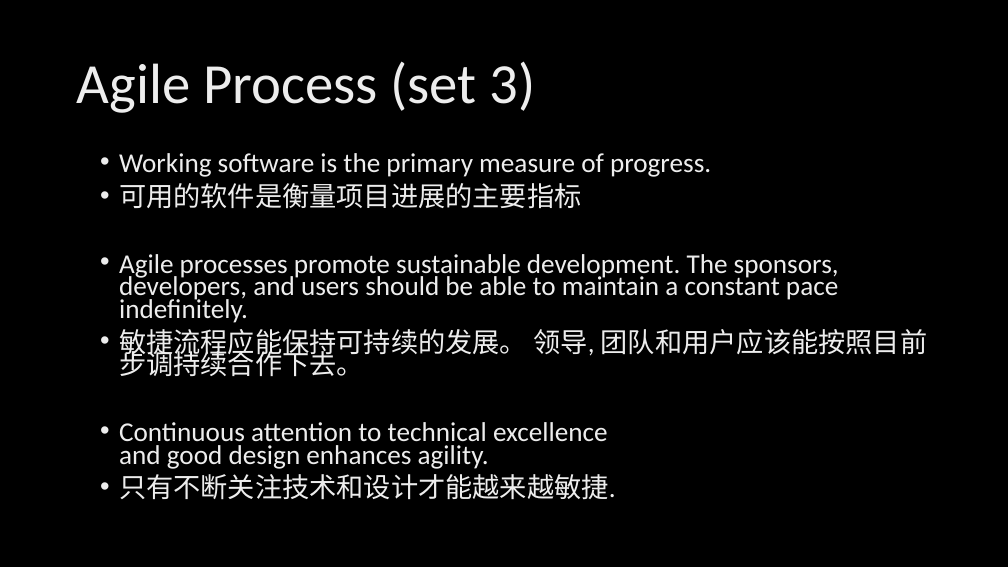
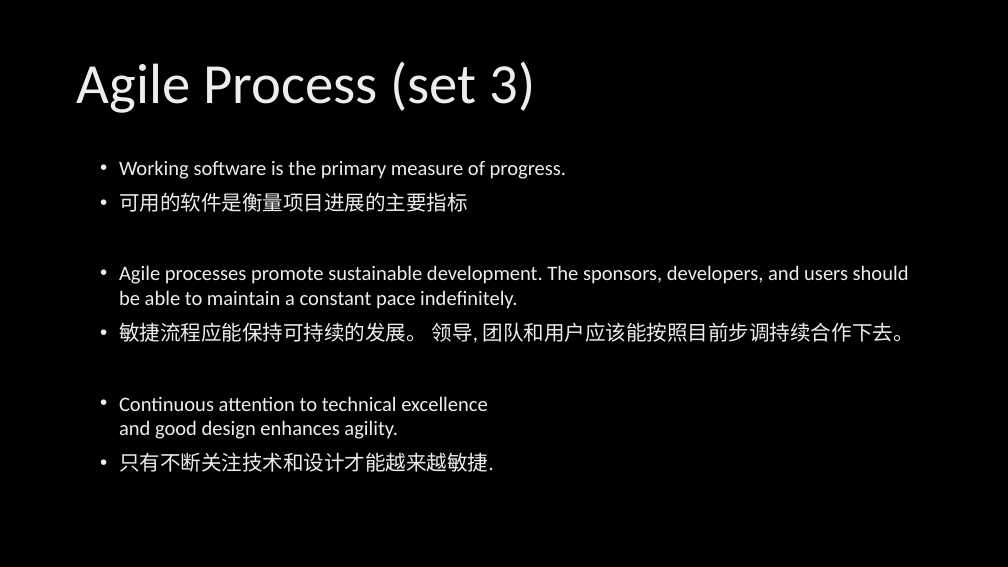
Before and after one commit to xinase/ASE, a slide deck: slide 10 of chapter6/ASE_6_Agile_Process.pptx. Drawn at 1008x567 pixels with LibreOffice and Linux fonts; fonts in the diff are those of the drawing; background and template pictures are left out. Boxes give left, top, right and bottom in pixels: in the first picture for what was removed or moved away, otherwise in the second. Text is boxed around its words. In the diff, an @@ line names an element or a change of style, - is before the commit and + after.

```diff
--- a/chapter6/ASE_6_Agile_Process.pptx
+++ b/chapter6/ASE_6_Agile_Process.pptx
@@ text "Working software is the primary ..." at box(119, 160, 914, 472): size 25.9 to 19.6 pt; line spacing 0.7 to 1 @@
```
Also in this commit, not shown: 1 other slide changed.
